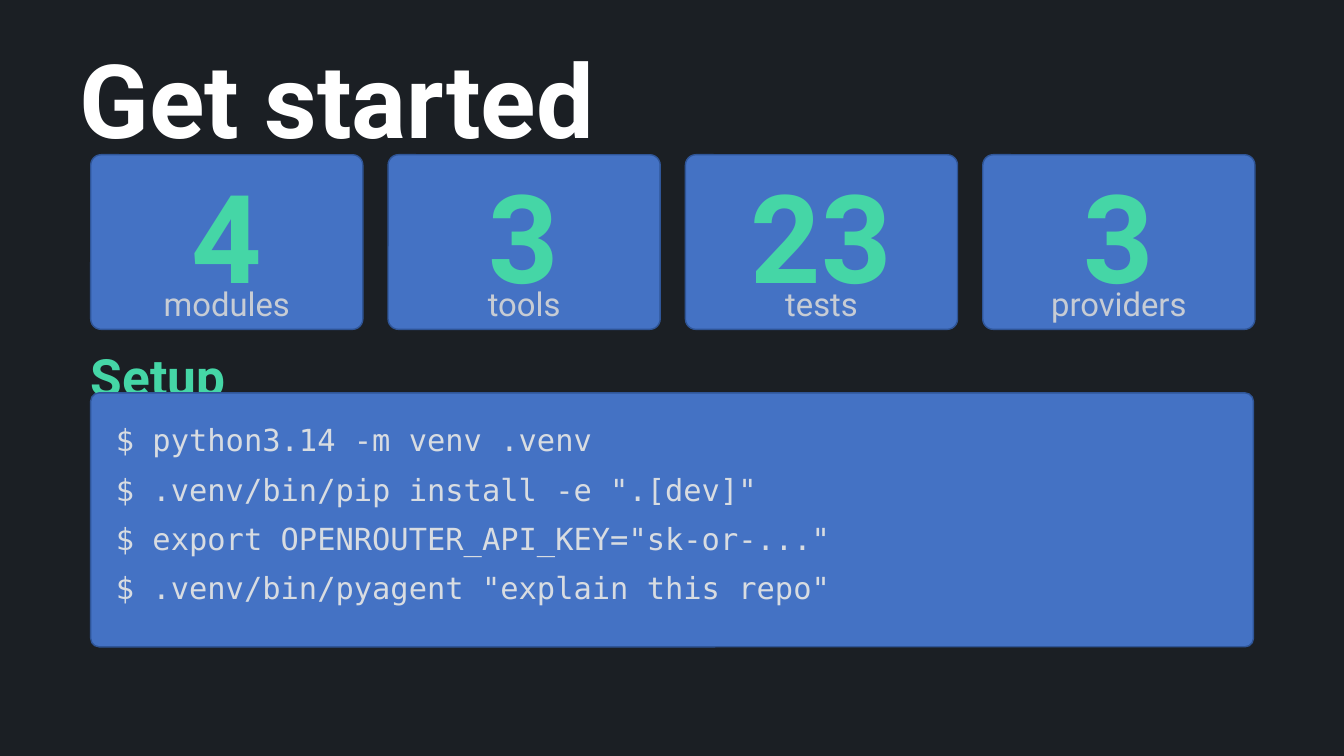
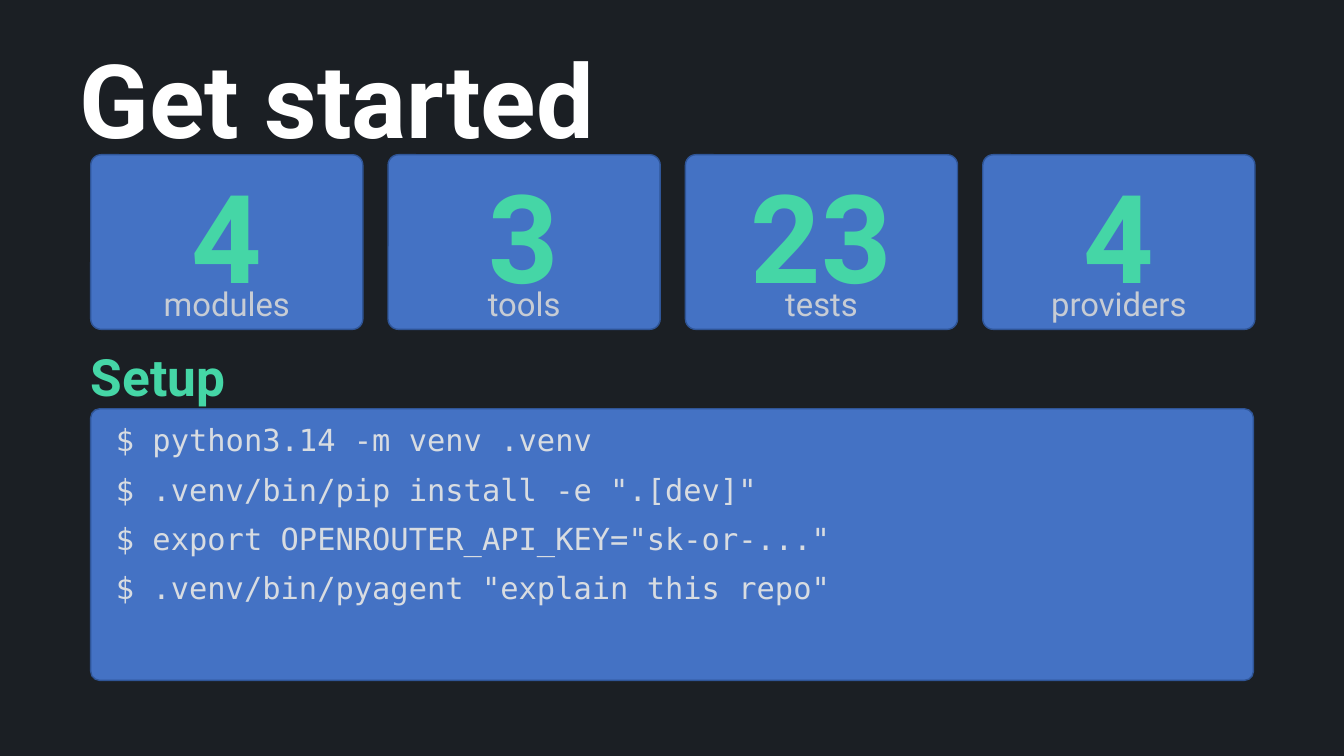
Before and after one commit to adipginting/pyagent, a slide deck: slide 15 of docs/pyagent-presentation-large.odp (slide 17 before the commit). Drawn at 1344x756 pixels with LibreOffice and Linux fonts; fonts in the diff are those of the drawing. Boxes give left, top, right and bottom in pixels: in the first picture for what was removed or moved away, otherwise in the second. Text is boxed around its words. In the diff, an @@ line names an element or a change of style, - is before the commit and + after.

```diff
--- a/docs/pyagent-presentation-large.odp
+++ b/docs/pyagent-presentation-large.odp
@@ text at box(1084, 196, 1154, 312): text changed @@
-3
+4
@@ rounded rectangle: place and size @@
-rounded rectangle at box(91, 393, 1254, 647)
+rounded rectangle at box(91, 409, 1254, 681)
```
Also in this commit, not shown: 2 other slides changed, 2 slides removed, 6 other files.
